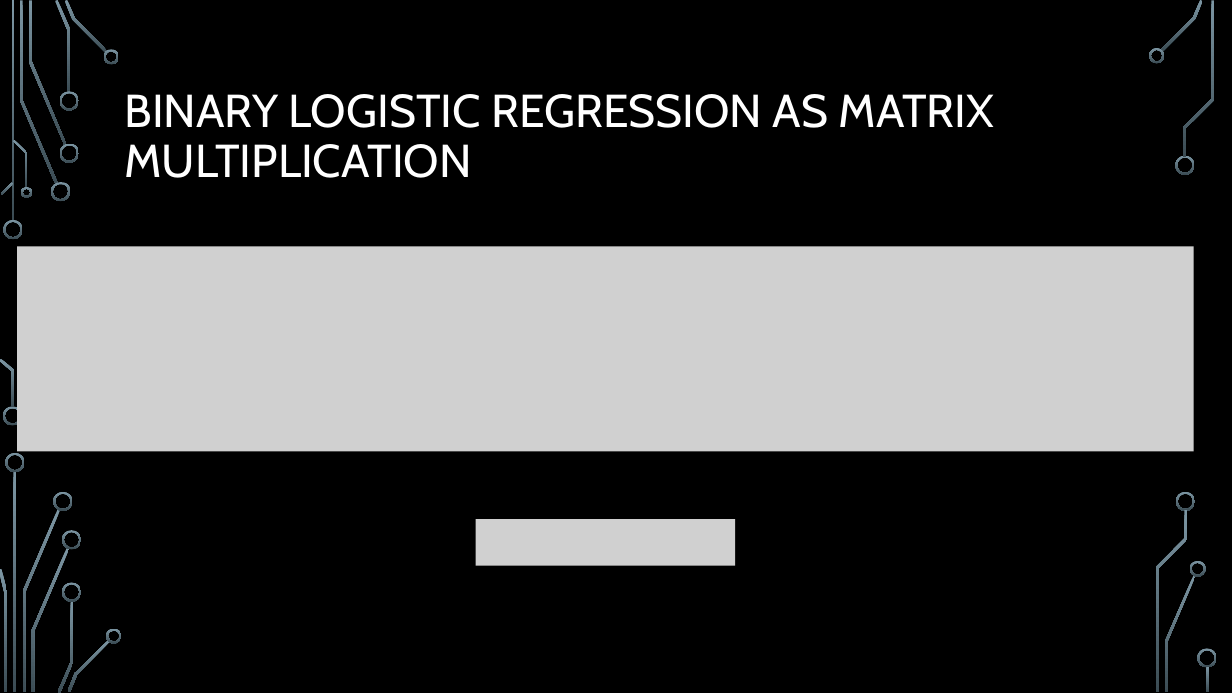
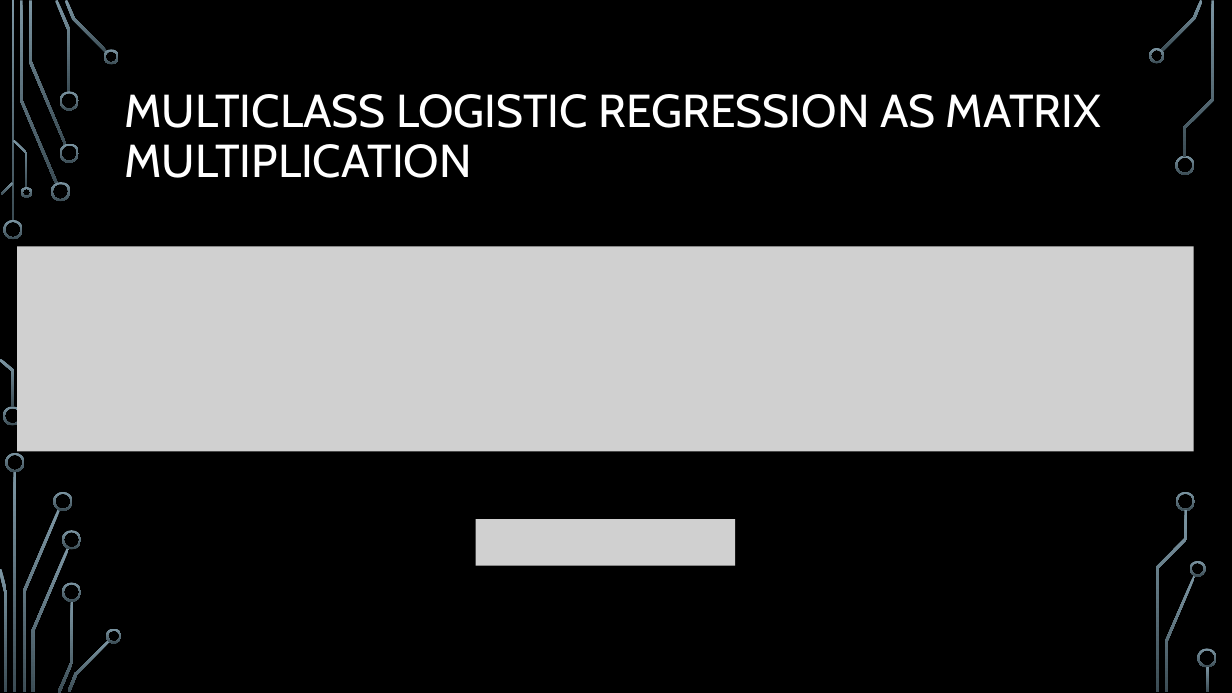
Before and after one commit to mohamad-qodosi/utech-summer-school-99-Machine-Learning, a slide deck: slide 24 of Slides/ML_3_LogisticRegression.pptx. Drawn at 1232x693 pixels with LibreOffice and Linux fonts; fonts in the diff are those of the drawing; grey boxes stand for pictures; background and template pictures are left out. Boxes give left, top, right and bottom in pixels: in the first picture for what was removed or moved away, otherwise in the second. Text is boxed around its words. In the diff, an @@ line names an element or a change of style, - is before the commit and + after.

```diff
--- a/Slides/ML_3_LogisticRegression.pptx
+++ b/Slides/ML_3_LogisticRegression.pptx
@@ title at box(125, 94, 1101, 178): text changed @@
-BINARY LOGISTIC REGRESSION AS MATRIX MULTIPLICATION
+MULTICLASS LOGISTIC REGRESSION AS MATRIX MULTIPLICATION
```
Also in this commit, not shown: 5 other files.
